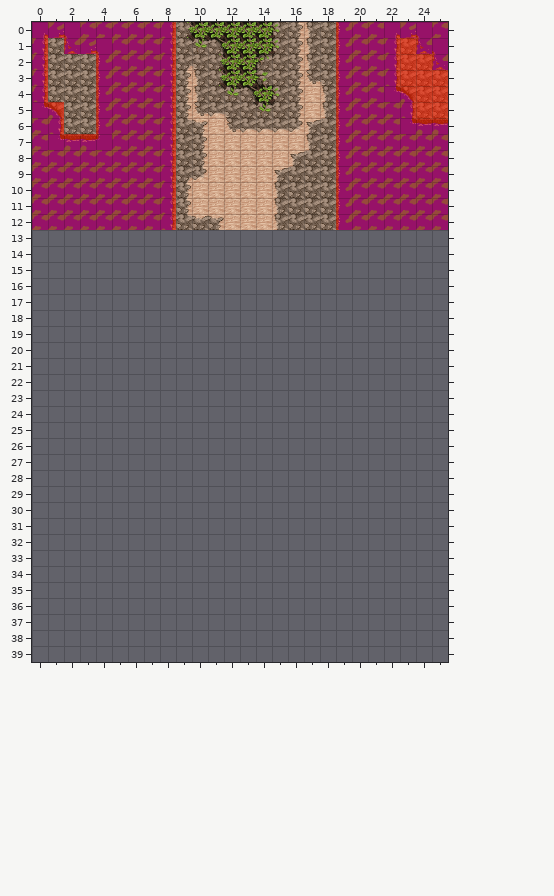
Two versions of a level (Tiled map (JSON), release/maps/agara.json). The picture above is the old version.
Cells are 32x32 px. Shown: x 0..25, y 0..39. The old version is drawn lined up with the new one.
Once edited:
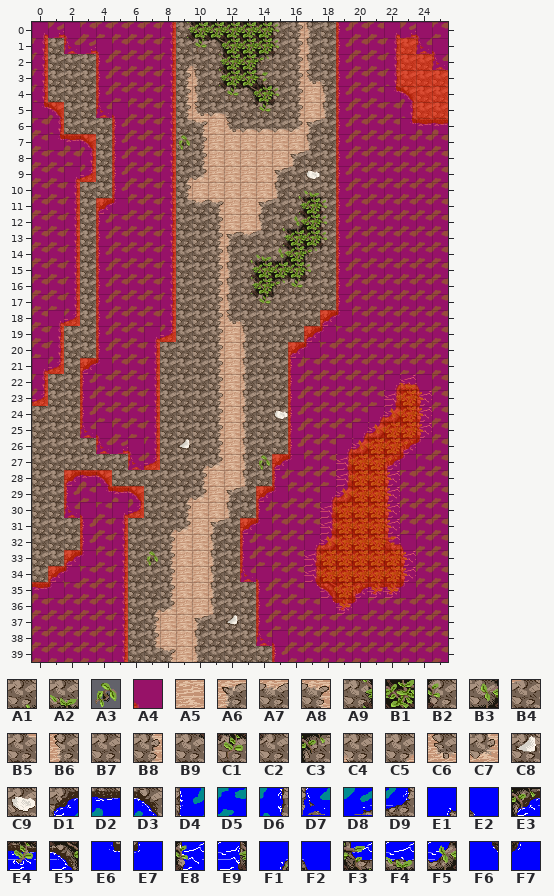
Key: from "outsideTiles": A1 0, A2 1, A3 3, A4 4, A5 5, A6 7, A7 8, A8 9, A9 10, B1 11, B2 12, B3 13, B4 15, B5 16, B6 17, B7 18, B8 19, B9 20, C1 21, C2 22, C3 24, C4 25, C5 26, C6 27, C7 29, C8 33, C9 34, D1 130, D2 131, D3 132, D4 140, D5 141, D6 142, D7 150, D8 151, D9 152, E1 160, E2 161, E3 162, E4 163, E5 164, E6 170, E7 171, E8 172, E9 174, F1 180, F2 181, F3 182, F4 183, F5 184, F6 190, F7 191.
__ is an empty cell.
Tiles replaced or removed in this view: A4, A5, A7, A8, B5, B6, B7, B8, D2, D4, D5, E7.
See-through tiles are keyed as they look on the map.
What changed:
Changed rows in their new state; .. is an unchanged cell.
map size 26x13 -> 26x40 cells
Layer "background":
first column x 0:
 5 .. .. .. .. D7 E2 .. .. .. .. .. .. .. .. .. .. .. .. .. .. .. .. .. .. .. ..
 6 .. .. .. .. B7 D4 .. .. .. .. .. .. .. .. .. .. .. .. .. .. .. .. .. .. .. ..
 7 .. .. .. D3 B7 D4 .. .. .. .. .. .. .. .. .. .. .. .. .. .. .. .. .. .. .. ..
 8 .. .. .. D6 B7 D4 .. .. .. .. .. .. .. .. .. .. .. .. .. .. .. .. .. .. .. ..
 9 .. .. E1 D9 B7 D4 .. .. .. .. .. .. .. .. .. .. .. C9 .. .. .. .. .. .. .. ..
10 .. .. D6 B7 B7 D4 .. .. .. .. .. .. .. .. .. .. A1 A2 .. .. .. .. .. .. .. ..
11 .. .. D6 B7 D1 E7 .. .. .. B5 A7 A8 .. .. A6 B4 A9 B1 B2 .. .. .. .. .. .. ..
12 .. .. D6 B7 D4 .. .. .. .. B7 B7 B8 .. .. B6 A1 B3 B1 B2 .. .. .. .. .. .. ..
13 D5 D5 D6 B7 D4 D5 D5 D5 D6 B7 B7 B8 A6 A7 B4 A9 B1 B1 B2 D4 D5 D5 D5 D5 D5 D5
14 D5 D5 D6 B7 D4 D5 D5 D5 D6 B7 B7 B8 B6 A1 A2 B3 B1 C3 C2 D4 D5 D5 D5 D5 D5 D5
15 D5 D5 D6 B7 D4 D5 D5 D5 D6 B7 B7 B8 B6 A9 B1 B1 B1 B2 B7 D4 D5 D5 D5 D5 D5 D5
16 D5 D5 D6 B7 D4 D5 D5 D5 D6 B7 B7 B8 B6 A9 B1 C3 C1 C2 B7 D4 D5 D5 D5 D5 D5 D5
17 D5 D5 D6 B7 D4 D5 D5 D5 D6 B7 B7 B8 B6 B9 C1 C2 B7 B7 B7 D4 D5 D5 D5 D5 D5 D5
18 D5 E1 D9 B7 D4 D5 D5 D5 D6 B7 B7 B8 C6 C4 B7 B7 B7 B7 D1 E7 D5 D5 D5 D5 D5 D5
19 D5 D6 B7 B7 D4 D5 D5 E1 D9 B7 B7 B8 A5 B6 B7 B7 B7 D1 E7 D5 D5 D5 D5 D5 D5 D5
20 D5 D6 B7 B7 D4 D5 D5 D6 B7 B7 B7 B8 A5 B6 B7 B7 D1 E7 D5 D5 D5 D5 D5 D5 D5 D5
21 E1 D9 B7 D1 E7 D5 D5 D6 B7 B7 B7 B8 A5 B6 B7 B7 D4 D5 D5 D5 D5 D5 D5 D5 D5 D5
22 D6 B7 B7 D4 D5 D5 D5 D6 B7 B7 B7 B8 A5 B6 B7 B7 D4 D5 D5 D5 D5 D5 F1 F4 F2 D5
23 D9 B7 B7 D4 D5 D5 D5 D6 B7 B7 B7 B8 A5 B6 B7 B7 D4 D5 D5 D5 D5 D5 E9 B1 E8 D5
24 B7 B7 B7 D4 D5 D5 D5 D6 B7 B7 B7 B8 A5 B6 B7 C9 D4 D5 D5 D5 D5 F1 F5 B1 E8 D5
25 B7 B7 B7 D7 E2 D5 D5 D6 B7 B7 B7 B8 A5 B6 B7 B7 D4 D5 D5 D5 F1 F5 B1 B1 E8 D5
26 B7 B7 B7 B7 D7 D8 E2 D6 B7 C8 B7 B8 A5 B6 B7 B7 D4 D5 D5 F1 F5 B1 B1 E3 F7 D5
27 B7 B7 B7 B7 B7 B7 D7 D9 B7 B7 C5 C7 A5 B6 B7 D1 E7 D5 D5 E9 B1 B1 E3 F7 D5 D5
28 B7 B7 D1 D2 D3 B7 B7 B7 B7 B7 B8 A5 A5 B6 B7 D4 D5 D5 D5 E9 B1 B1 E8 D5 D5 D5
29 B7 B7 D4 D5 E6 D2 D3 B7 B7 C5 C7 A5 A6 B4 D1 E7 D5 D5 F1 F5 B1 B1 E8 D5 D5 D5
30 B7 B7 D7 E2 D5 E1 D9 B7 B7 B8 A5 A5 B6 B7 D4 D5 D5 D5 E9 B1 B1 B1 E8 D5 D5 D5
31 B7 B7 B7 D4 D5 D6 B7 B7 C5 C7 A5 A6 B4 D1 E7 D5 D5 D5 E9 B1 B1 B1 E8 D5 D5 D5
32 B7 B7 B7 D4 D5 D6 B7 B7 B8 A5 A5 B6 B7 D4 D5 D5 D5 F1 F5 B1 B1 B1 F3 F2 D5 D5
33 B7 B7 D1 E7 D5 D6 B7 B7 B8 A5 A5 B6 B7 D4 D5 D5 D5 E9 B1 B1 B1 B1 B1 E8 D5 D5
34 B7 D1 E7 D5 D5 D6 B7 B7 B8 A5 A5 B6 B7 D7 E2 D5 D5 E9 B1 B1 B1 B1 B1 E8 D5 D5
35 D2 E7 D5 D5 D5 D6 B7 B7 B8 A5 A5 B6 B7 B7 D4 D5 D5 F6 E5 B1 E3 E4 E4 F7 D5 D5
36 D5 D5 D5 D5 D5 D6 B7 C5 C7 A5 A5 B6 B7 B7 D4 D5 D5 D5 F6 E4 F7 D5 D5 D5 D5 D5
37 D5 D5 D5 D5 D5 D6 B7 B8 A5 A5 A6 B4 C8 B7 D4 D5 D5 D5 D5 D5 D5 D5 D5 D5 D5 D5
38 D5 D5 D5 D5 D5 D6 B7 B8 A5 A5 B6 B7 B7 B7 D7 E2 D5 D5 D5 D5 D5 D5 D5 D5 D5 D5
39 D5 D5 D5 D5 D5 D6 B7 B5 A8 A5 B6 B7 B7 B7 B7 D4 D5 D5 D5 D5 D5 D5 D5 D5 D5 D5
Layer "things":
first column x 9:
 7 A3
first column x 14:
27 A3
first column x 7:
33 A3
Layer "collisions":
first column x 0:
 6 .. .. .. .. __ .. .. .. .. .. .. .. .. .. .. .. .. .. .. .. .. .. .. .. .. ..
 7 .. .. .. .. __ .. .. .. .. .. .. .. .. .. .. .. .. .. .. .. .. .. .. .. .. ..
 8 .. .. .. .. __ .. .. .. .. .. .. .. .. .. .. .. .. .. .. .. .. .. .. .. .. ..
 9 .. .. .. .. __ .. .. .. .. .. .. .. .. .. .. .. .. .. .. .. .. .. .. .. .. ..
10 .. .. .. __ __ .. .. .. .. .. .. .. .. .. .. .. .. .. .. .. .. .. .. .. .. ..
11 .. .. .. __ .. .. .. .. .. .. .. .. .. .. .. .. .. .. .. .. .. .. .. .. .. ..
12 .. .. .. __ .. .. .. .. .. .. .. .. .. .. .. .. .. .. .. .. .. .. .. .. .. ..
13 A4 A4 A4 .. A4 A4 A4 A4 A4 .. .. .. .. .. .. .. .. .. .. A4 A4 A4 A4 A4 A4 A4
14 A4 A4 A4 .. A4 A4 A4 A4 A4 .. .. .. .. .. .. .. .. .. .. A4 A4 A4 A4 A4 A4 A4
15 A4 A4 A4 .. A4 A4 A4 A4 A4 .. .. .. .. .. .. .. .. .. .. A4 A4 A4 A4 A4 A4 A4
16 A4 A4 A4 .. A4 A4 A4 A4 A4 .. .. .. .. .. .. .. .. .. .. A4 A4 A4 A4 A4 A4 A4
17 A4 A4 A4 .. A4 A4 A4 A4 A4 .. .. .. .. .. .. .. .. .. .. A4 A4 A4 A4 A4 A4 A4
18 A4 A4 A4 .. A4 A4 A4 A4 A4 .. .. .. .. .. .. .. .. .. A4 A4 A4 A4 A4 A4 A4 A4
19 A4 A4 .. .. A4 A4 A4 A4 A4 .. .. .. .. .. .. .. .. A4 A4 A4 A4 A4 A4 A4 A4 A4
20 A4 A4 .. .. A4 A4 A4 A4 .. .. .. .. .. .. .. .. A4 A4 A4 A4 A4 A4 A4 A4 A4 A4
21 A4 A4 .. A4 A4 A4 A4 A4 .. .. .. .. .. .. .. .. A4 A4 A4 A4 A4 A4 A4 A4 A4 A4
22 A4 .. .. A4 A4 A4 A4 A4 .. .. .. .. .. .. .. .. A4 A4 A4 A4 A4 A4 A4 A4 A4 A4
23 A4 .. .. A4 A4 A4 A4 A4 .. .. .. .. .. .. .. .. A4 A4 A4 A4 A4 A4 A4 A4 A4 A4
24 .. .. .. A4 A4 A4 A4 A4 .. .. .. .. .. .. .. .. A4 A4 A4 A4 A4 A4 A4 A4 A4 A4
25 .. .. .. A4 A4 A4 A4 A4 .. .. .. .. .. .. .. .. A4 A4 A4 A4 A4 A4 A4 A4 A4 A4
26 .. .. .. .. A4 A4 A4 A4 .. .. .. .. .. .. .. .. A4 A4 A4 A4 A4 A4 A4 A4 A4 A4
27 .. .. .. .. .. .. A4 A4 .. .. .. .. .. .. .. A4 A4 A4 A4 A4 A4 A4 A4 A4 A4 A4
28 .. .. A4 A4 A4 .. .. .. .. .. .. .. .. .. .. A4 A4 A4 A4 A4 A4 A4 A4 A4 A4 A4
29 .. .. A4 A4 A4 A4 A4 .. .. .. .. .. .. .. A4 A4 A4 A4 A4 A4 A4 A4 A4 A4 A4 A4
30 .. .. A4 A4 A4 A4 A4 .. .. .. .. .. .. .. A4 A4 A4 A4 A4 A4 A4 A4 A4 A4 A4 A4
31 .. .. .. A4 A4 A4 .. .. .. .. .. .. .. A4 A4 A4 A4 A4 A4 A4 A4 A4 A4 A4 A4 A4
32 .. .. .. A4 A4 A4 .. .. .. .. .. .. .. A4 A4 A4 A4 A4 A4 A4 A4 A4 A4 A4 A4 A4
33 .. .. A4 A4 A4 A4 .. .. .. .. .. .. .. A4 A4 A4 A4 A4 A4 A4 A4 A4 A4 A4 A4 A4
34 .. A4 A4 A4 A4 A4 .. .. .. .. .. .. .. A4 A4 A4 A4 A4 A4 A4 A4 A4 A4 A4 A4 A4
35 A4 A4 A4 A4 A4 A4 .. .. .. .. .. .. .. .. A4 A4 A4 A4 A4 A4 A4 A4 A4 A4 A4 A4
36 A4 A4 A4 A4 A4 A4 .. .. .. .. .. .. .. .. A4 A4 A4 A4 A4 A4 A4 A4 A4 A4 A4 A4
37 A4 A4 A4 A4 A4 A4 .. .. .. .. .. .. .. .. A4 A4 A4 A4 A4 A4 A4 A4 A4 A4 A4 A4
38 A4 A4 A4 A4 A4 A4 .. .. .. .. .. .. .. .. A4 A4 A4 A4 A4 A4 A4 A4 A4 A4 A4 A4
39 A4 A4 A4 A4 A4 A4 .. .. .. .. .. .. .. .. .. A4 A4 A4 A4 A4 A4 A4 A4 A4 A4 A4
